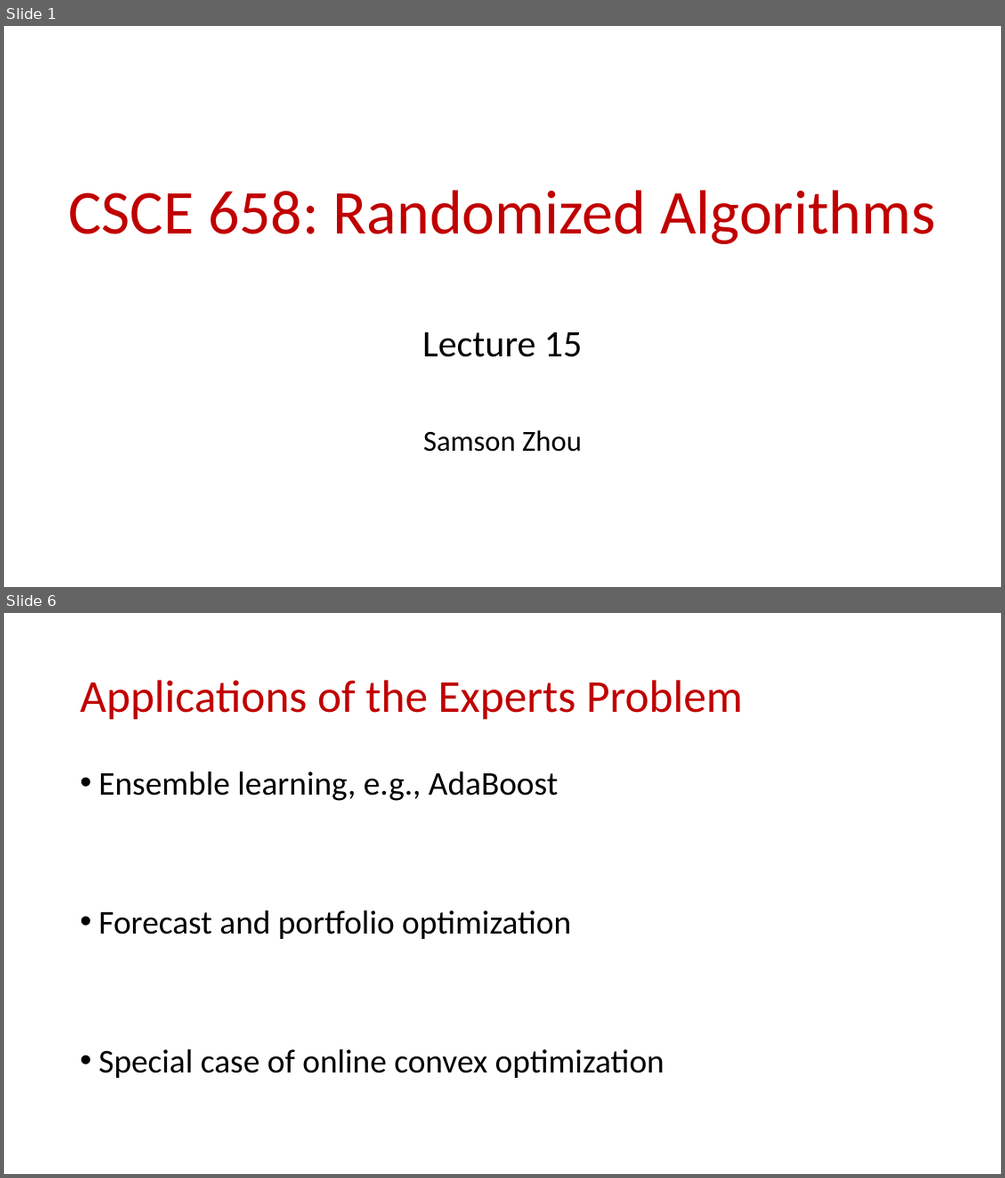
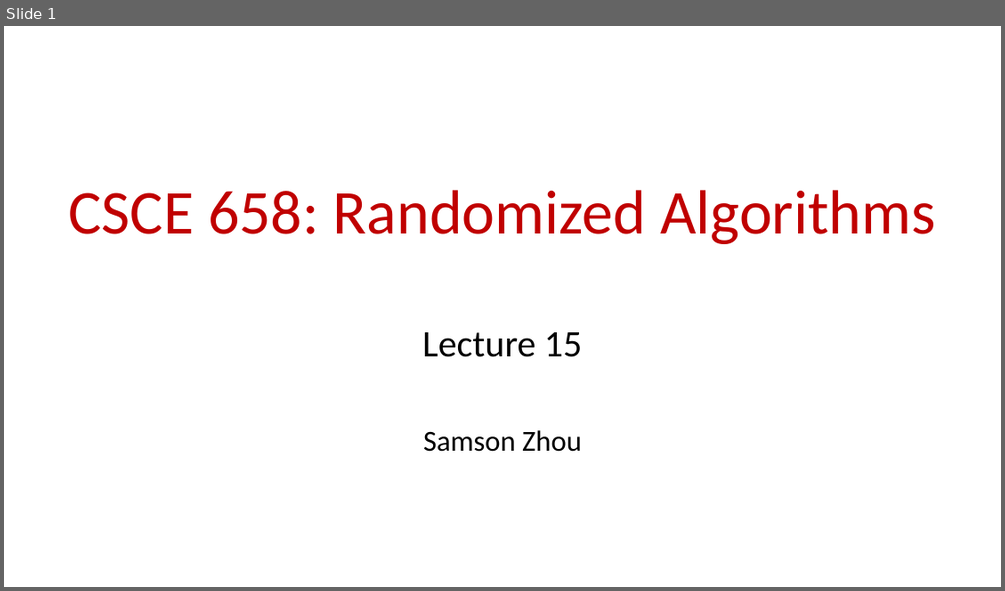
Before and after one commit to samsonzhou/samsonzhou.github.io, a slide deck: CSCE658-S24/L16.pptx. Shown one above the other, each under a label of ours: slides 1 and 6 before the commit, slide 1 after it; the slides between them are not shown. The pictures are 1005x1178 and 1005x591 pixels, drawn with LibreOffice and Linux fonts; fonts in the diff are those of the drawing. Boxes give left, top, right and bottom in pixels: in the first picture for what was removed or moved away, otherwise in the second. Text is boxed around its words. In the diff, an @@ line names an element or a change of style, - is before the commit and + after.

```diff
--- a/CSCE658-S24/L16.pptx
+++ b/CSCE658-S24/L16.pptx
@@ slide 6 removed at <box>4,613,1001,1174</box>, background #FFFFFF @@
@@ title removed at <box>80,680,743,720</box> @@
-Applications of the Experts Problem
@@ text removed at <box>98,771,664,1078</box> @@
-• Ensemble learning, e.g., AdaBoost
-• Forecast and portfolio optimization
-• Special case of online convex optimization
```
Also in this commit, not shown: 1 slide added, 33 other slides removed, 2 other files.
